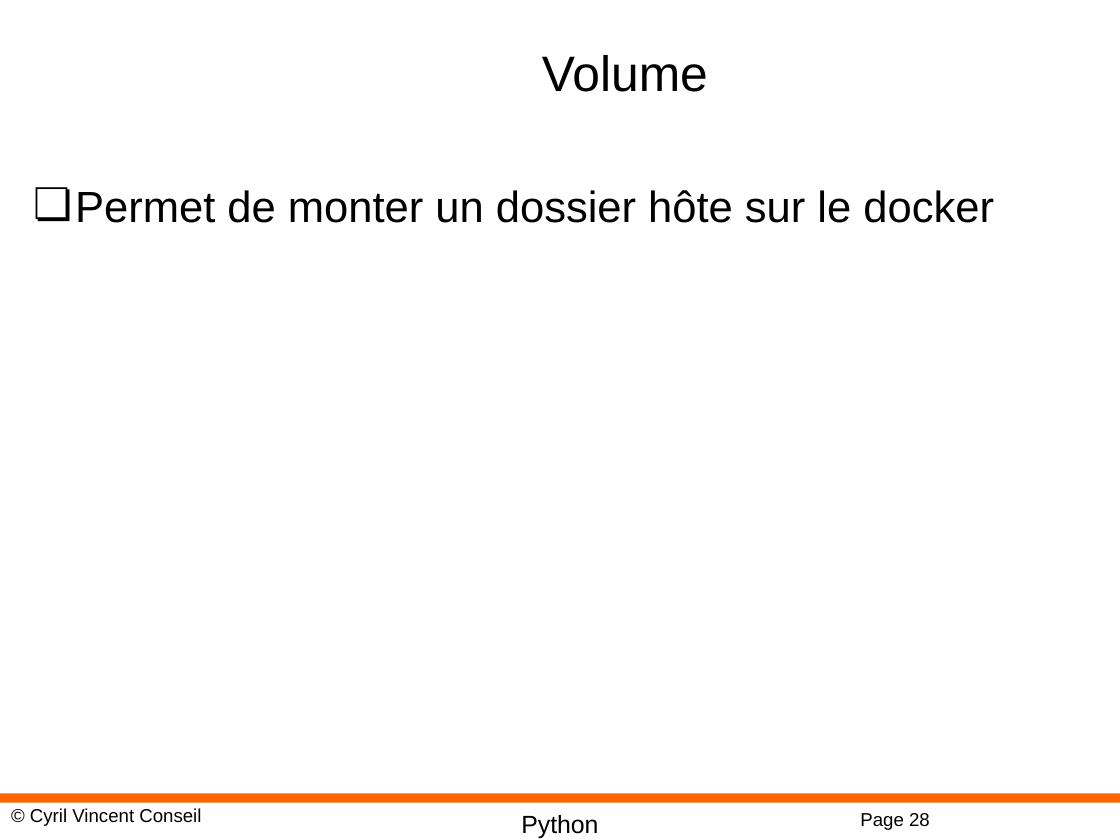
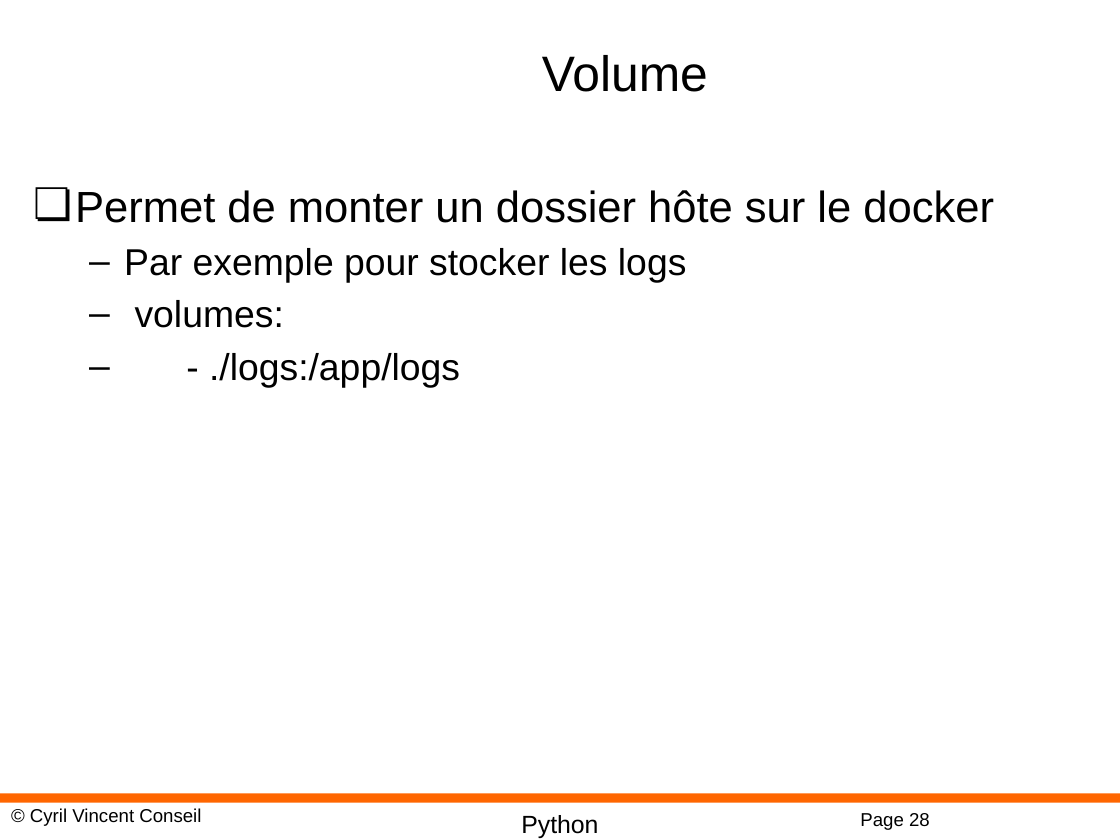
Before and after one commit to cyrilvincent/mlops, a slide deck: slide 28 of ppt/MLOps09-Container.pptx. Drawn at 1120x840 pixels with LibreOffice and Linux fonts; fonts in the diff are those of the drawing; background and template pictures are left out. Boxes give left, top, right and bottom in pixels: in the first picture for what was removed or moved away, otherwise in the second. Text is boxed around its words. In the diff, an @@ line names an element or a change of style, - is before the commit and + after.

```diff
--- a/ppt/MLOps09-Container.pptx
+++ b/ppt/MLOps09-Container.pptx
@@ text at (124,248,686,387): paragraphs added @@
+  – Par exemple pour stocker les logs
+  – volumes:
+  – - ./logs:/app/logs
```
Also in this commit, not shown: 1 other slide changed, 17 other files.
